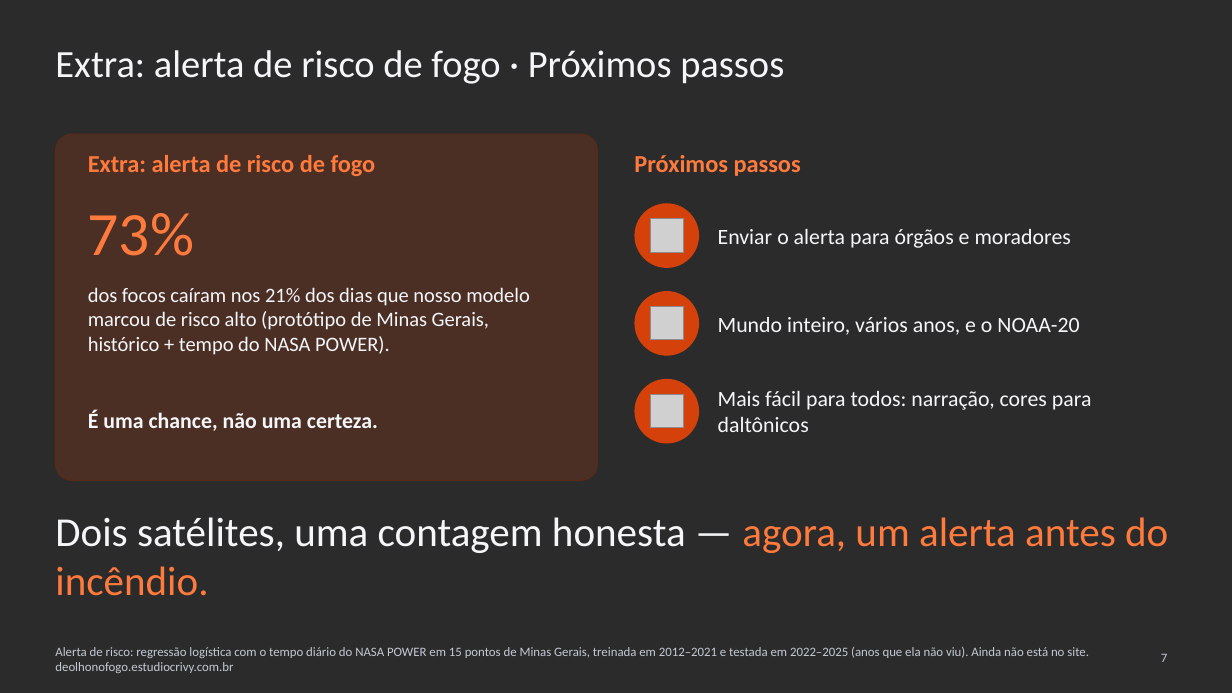
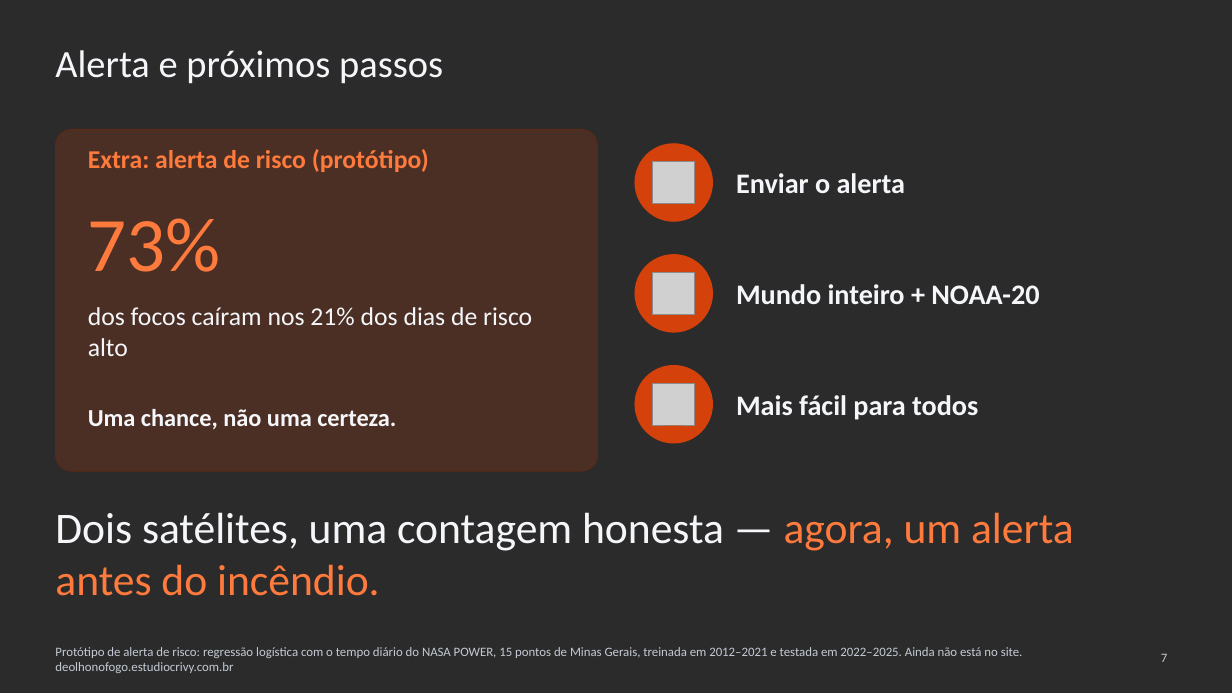
Before and after one commit to WednyFernandes/de-olho-no-fogo, a slide deck: slide 7 of public/apresentacao/de-olho-no-fogo-space-apps-2026-pt.pptx. Drawn at 1232x693 pixels with LibreOffice and Linux fonts; fonts in the diff are those of the drawing; grey boxes stand for pictures; background and template pictures are left out; a plain dark background stands for a picture behind light text. Boxes give left, top, right and bottom in pixels: in the first picture for what was removed or moved away, otherwise in the second. Text is boxed around its words. In the diff, an @@ line names an element or a change of style, - is before the commit and + after.

```diff
--- a/public/apresentacao/de-olho-no-fogo-space-apps-2026-pt.pptx
+++ b/public/apresentacao/de-olho-no-fogo-space-apps-2026-pt.pptx
@@ title at box(55, 50, 443, 84): text changed @@
-Extra: alerta de risco de fogo · Próximos passos
+Alerta e próximos passos
@@ rounded rectangle: place and size @@
-rounded rectangle at box(55, 134, 598, 481)
+rounded rectangle at box(55, 129, 598, 471)
@@ rounded rectangle at box(55, 129, 598, 471): proportions changed @@
@@ text at box(88, 149, 429, 172): text changed; size 19 to 20 pt @@
-Extra: alerta de risco de fogo
+Extra: alerta de risco (protótipo)
@@ ellipse: place and size @@
-ellipse at box(635, 203, 700, 268)
+ellipse at box(635, 143, 714, 222)
@@ text removed at box(634, 155, 801, 176) @@
-Próximos passos
@@ picture: place and size @@
-picture at box(651, 219, 684, 252)
+picture at box(653, 162, 695, 203)
@@ text at box(736, 173, 905, 193): text changed; size 17 to 22 pt; bold on @@
-Enviar o alerta para órgãos e moradores
+Enviar o alerta
@@ text "73%" at box(88, 218, 221, 272): size 48 to 60 pt @@
@@ ellipse: place and size @@
-ellipse at box(635, 291, 700, 356)
+ellipse at box(635, 254, 714, 333)
@@ picture: place and size @@
-picture at box(651, 307, 684, 340)
+picture at box(653, 273, 695, 314)
@@ text at box(736, 284, 1039, 304): text changed; size 17 to 22 pt; bold on @@
-Mundo inteiro, vários anos, e o NOAA-20
+Mundo inteiro + NOAA-20
@@ text at box(88, 307, 532, 356): text changed; size 16 to 20 pt @@
-dos focos caíram nos 21% dos dias que nosso modelo marcou de risco alto (protótipo de Minas Gerais, histórico + tempo do NASA POWER).
+dos focos caíram nos 21% dos dias de risco alto
@@ ellipse: place and size @@
-ellipse at box(635, 379, 700, 444)
+ellipse at box(635, 365, 714, 444)
@@ picture: place and size @@
-picture at box(651, 395, 684, 428)
+picture at box(653, 384, 695, 425)
@@ text at box(88, 409, 396, 429): text changed; size 17 to 19 pt @@
-É uma chance, não uma certeza.
+Uma chance, não uma certeza.
@@ text at box(736, 395, 978, 420): text changed; size 17 to 22 pt; bold on @@
-Mais fácil para todos: narração, cores para daltônicos
+Mais fácil para todos
@@ text "Dois satélites, uma contagem honesta ..." at box(55, 512, 1074, 596): size 32 to 34 pt @@
@@ text at box(55, 647, 1023, 673): text changed @@
-Alerta de risco: regressão logística com o tempo diário do NASA POWER em 15 pontos de Minas Gerais, treinada em 2012–2021 e testada em 2022–2025 (anos que ela não viu). Ainda não está no site. deolhonofogo.estudiocrivy.com.br
+Protótipo de alerta de risco: regressão logística com o tempo diário do NASA POWER, 15 pontos de Minas Gerais, treinada em 2012–2021 e testada em 2022–2025. Ainda não está no site. deolhonofogo.estudiocrivy.com.br
```
Also in this commit, not shown: 5 other slides changed, 6 other files.
